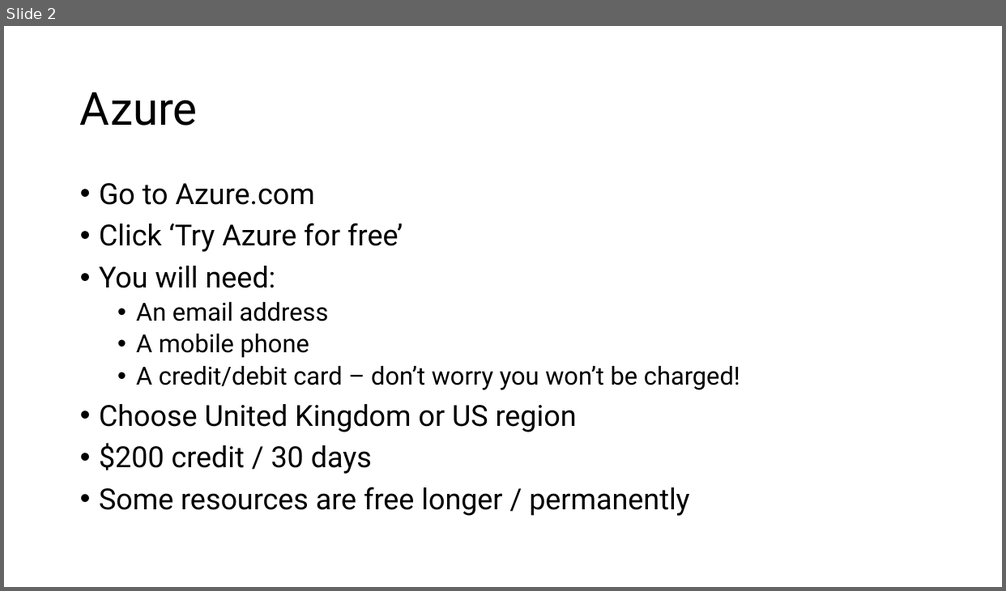
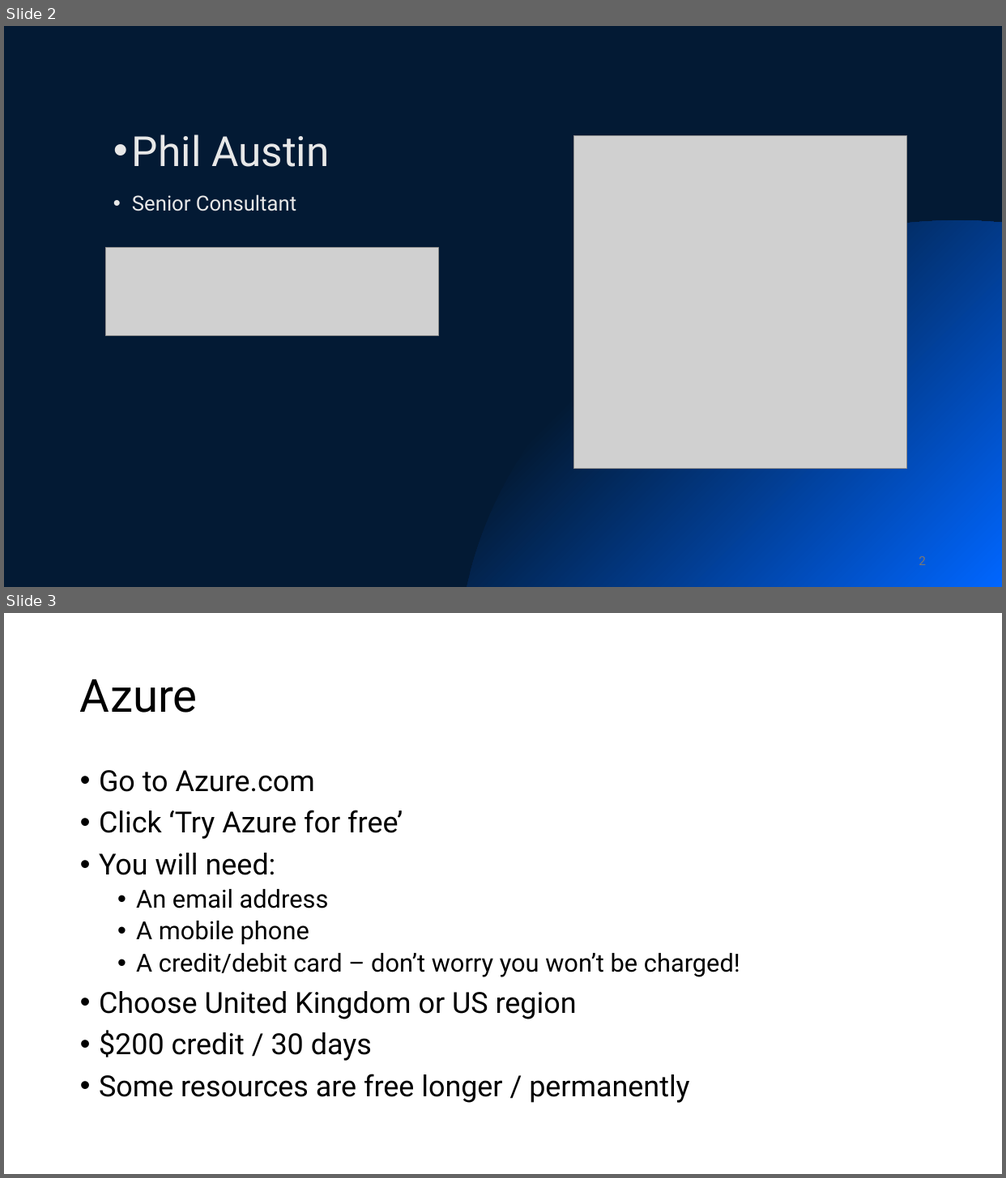
Before and after one commit to phil-a10/Talks, a slide deck: Data Engineering Using Free Tools/Learn Data Engineering For Free.pptx. Shown one above the other, each under a label of ours: slide 2 before the commit, slides 2 and 3 after it. The pictures are 1006x591 and 1006x1178 pixels, drawn with LibreOffice and Linux fonts; fonts in the diff are those of the drawing; grey boxes stand for pictures; background and template pictures are left out. Boxes give left, top, right and bottom in pixels: in the first picture for what was removed or moved away, otherwise in the second. Text is boxed around its words. In the diff, an @@ line names an element or a change of style, - is before the commit and + after.

Commit message:
adding intro slide

```diff
--- a/Data Engineering Using Free Tools/Learn Data Engineering For Free.pptx
+++ b/Data Engineering Using Free Tools/Learn Data Engineering For Free.pptx
@@ slide 2 added at [4, 26, 1002, 587], background #FFFFFF @@
@@ rectangle added at [4, 26, 1002, 587], fill #031A34 @@
@@ text added at [132, 135, 329, 167], 40 pt, text #E8E8E8 @@
+• Phil Austin
@@ picture added at [574, 136, 907, 468] @@
@@ text added at [132, 194, 296, 211], 20 pt, text #E8E8E8 @@
+• Senior Consultant
@@ freeform shape added at [467, 220, 1002, 587], fill gradient #031A34 to #0066FF @@
@@ picture added at [106, 248, 438, 336] @@
@@ page number added at [918, 557, 926, 565], 12 pt, text #797979 @@
+2
@@ what was slide 2 is now slide 3 @@
```
